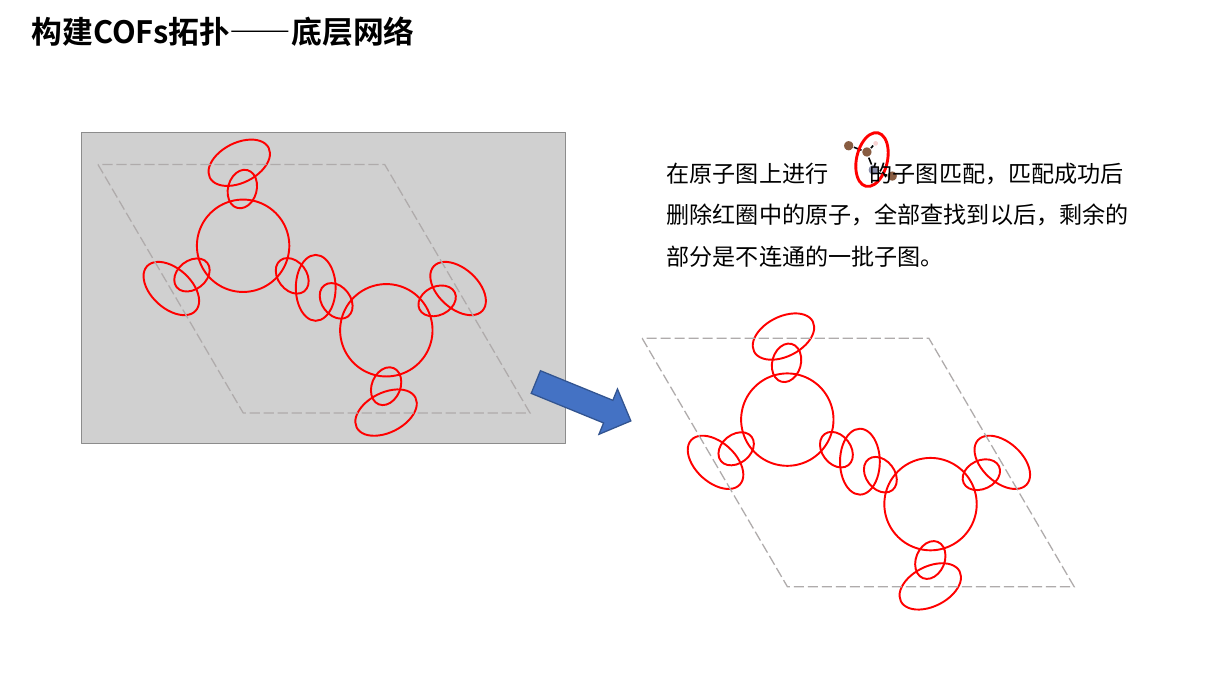
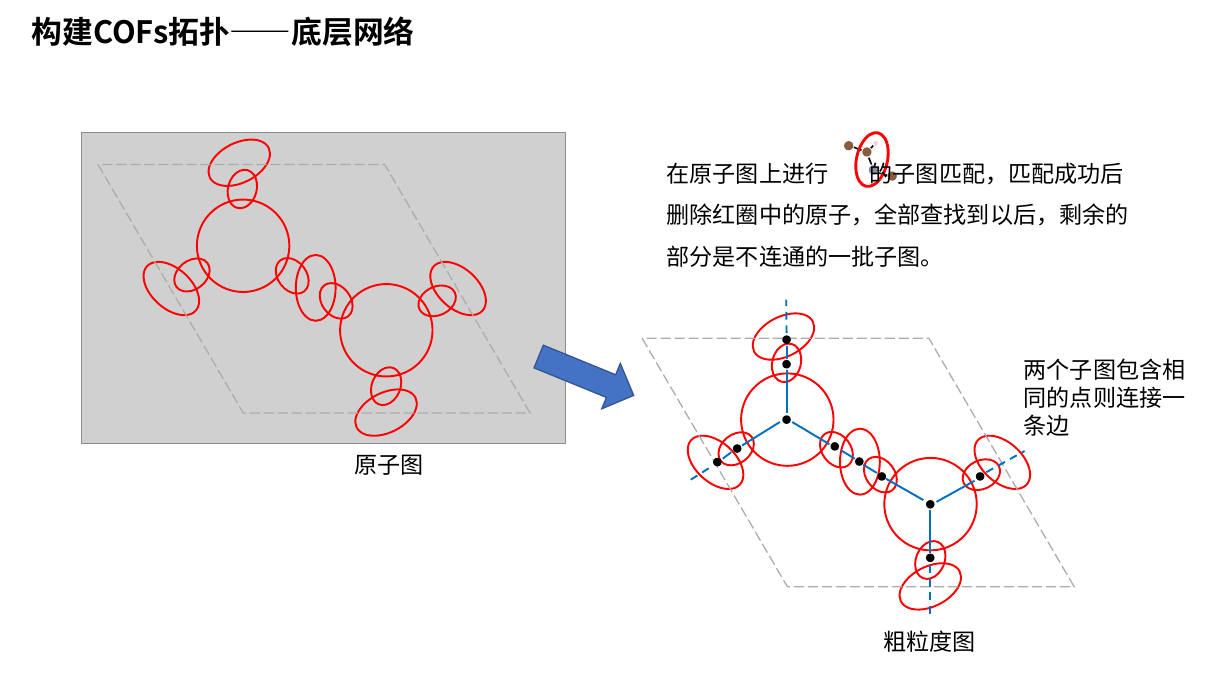
Before and after one commit to TheBestOrNothing-gwh/weekly, a slide deck: slide 7 of COFs属性预测.pptx (slide 8 before the commit). Drawn at 1232x693 pixels with LibreOffice and Linux fonts; fonts in the diff are those of the drawing; grey boxes stand for pictures. Boxes give left, top, right and bottom in pixels: in the first picture for what was removed or moved away, otherwise in the second. Text is boxed around its words. In the diff, an @@ line names an element or a change of style, - is before the commit and + after.

```diff
--- a/COFs属性预测.pptx
+++ b/COFs属性预测.pptx
@@ line added from (787, 333) to (787, 299), #0070C0 1.5 pt dashed @@
@@ right arrow: place and size @@
-right arrow at box(527, 360, 640, 444)
+right arrow at box(530, 334, 643, 418)
@@ ellipse added at box(783, 335, 791, 344), fill #000000 @@
@@ line added from (787, 346) to (787, 359), #0070C0 1.5 pt @@
@@ text added at box(1024, 358, 1186, 436), 18 pt, text #000000 @@
+两个子图包含相同的点则连接一条边
@@ ellipse added at box(783, 360, 791, 369), fill #000000 @@
@@ line added from (787, 371) to (787, 413), #0070C0 1.5 pt @@
@@ ellipse added at box(783, 416, 791, 424), fill #000000 @@
@@ ellipse added at box(733, 445, 741, 453), fill #000000 @@
@@ line added from (742, 445) to (780, 422), #0070C0 1.5 pt @@
@@ line added from (792, 422) to (830, 445), #0070C0 1.5 pt @@
@@ ellipse added at box(831, 443, 839, 451), fill #000000 @@
@@ text added at box(355, 454, 424, 475), 18 pt, text #000000 @@
+原子图
@@ line added from (691, 480) to (714, 466), #0070C0 1.5 pt dashed @@
@@ ellipse added at box(714, 458, 722, 467), fill #000000 @@
@@ line added from (731, 452) to (723, 458), #0070C0 1.5 pt @@
@@ line added from (841, 450) to (855, 458), #0070C0 1.5 pt @@
@@ ellipse added at box(855, 457, 863, 466), fill #000000 @@
@@ line added from (863, 465) to (877, 473), #0070C0 1.5 pt @@
@@ ellipse added at box(878, 472, 886, 481), fill #000000 @@
@@ line added from (886, 479) to (923, 500), #0070C0 1.5 pt @@
@@ ellipse added at box(976, 472, 984, 481), fill #000000 @@
@@ line added from (987, 472) to (1025, 451), #0070C0 1.5 pt dashed @@
@@ ellipse added at box(926, 500, 934, 508), fill #000000 @@
@@ line added from (931, 509) to (931, 553), #0070C0 1.5 pt @@
@@ line added from (937, 502) to (975, 481), #0070C0 1.5 pt @@
@@ ellipse added at box(926, 554, 934, 562), fill #000000 @@
@@ line added from (931, 566) to (931, 619), #0070C0 1.5 pt dashed @@
@@ text added at box(883, 630, 975, 652), 18 pt, text #000000 @@
+粗粒度图
```
Also in this commit, not shown: 4 other slides changed, 8 slides added, 2 other files.
